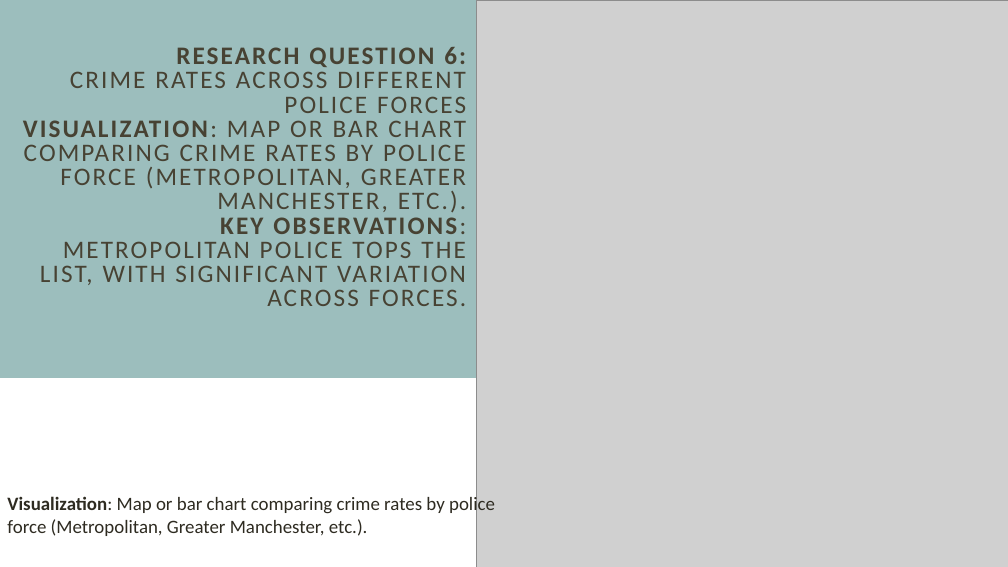
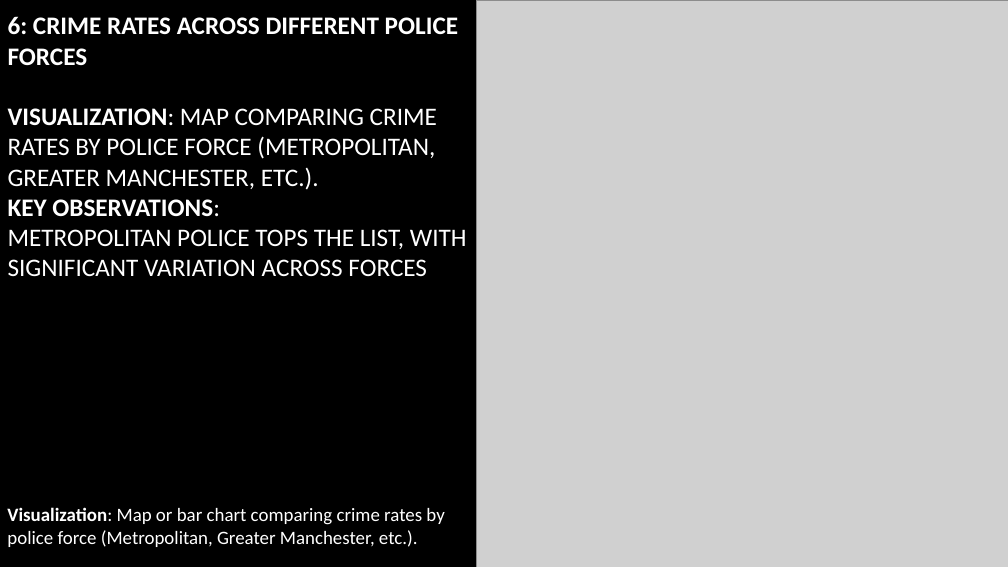
Before and after one commit to EngrIBGIT/Advanced-Data-Analytics---Portfolio-Project-for-DataPulse, a slide deck: slide 18 of presentation/Analysis_of_Police_Recorded_Data_Ibrahim_.pptx (slide 14 before the commit). Drawn at 1008x567 pixels with LibreOffice and Linux fonts; fonts in the diff are those of the drawing; grey boxes stand for pictures; background and template pictures are left out. Boxes give left, top, right and bottom in pixels: in the first picture for what was removed or moved away, otherwise in the second. Text is boxed around its words. In the diff, an @@ line names an element or a change of style, - is before the commit and + after.

```diff
--- a/presentation/Analysis_of_Police_Recorded_Data_Ibrahim_.pptx
+++ b/presentation/Analysis_of_Police_Recorded_Data_Ibrahim_.pptx
@@ background #FFFFFF to picture (left out) @@
@@ title "6: CRIME RATES ACROSS DIFFERENT ..." at [8,16,467,276]: vertical alignment middle to bottom @@
@@ rectangle removed at [0,0,1008,378] @@
@@ title at [8,16,467,276]: text changed; text colour #474233 to #FFFFFF @@
-RESEARCH QUESTION 6:
-CRIME RATES ACROSS DIFFERENT POLICE FORCES
-VISUALIZATION: MAP OR BAR CHART COMPARING CRIME RATES BY POLICE FORCE (METROPOLITAN, GREATER MANCHESTER, ETC.).
-KEY OBSERVATIONS:
-METROPOLITAN POLICE TOPS THE LIST, WITH SIGNIFICANT VARIATION ACROSS FORCES.
+6: CRIME RATES ACROSS DIFFERENT POLICE FORCES
+VISUALIZATION: MAP COMPARING CRIME RATES BY POLICE FORCE (METROPOLITAN, GREATER MANCHESTER, ETC.).
+KEY OBSERVATIONS:
+METROPOLITAN POLICE TOPS THE LIST, WITH SIGNIFICANT VARIATION ACROSS FORCES
@@ text "Visualization: Map or bar chart ...": place and size @@
-text "Visualization: Map or bar chart ..." at [7,495,495,536]
+text "Visualization: Map or bar chart ..." at [7,507,444,547]
@@ text "Visualization: Map or bar chart ..." at [7,507,444,547]: text colour #2E2B21 to #FFFFFF @@
```
Also in this commit, not shown: 18 other slides changed, 9 slides added, 4 slides removed.
